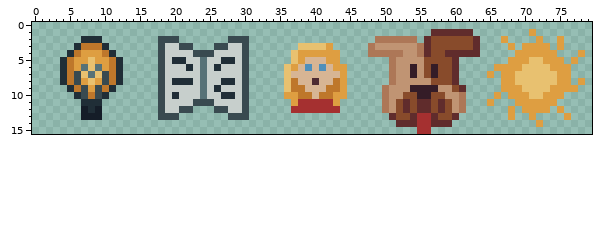
Pixel-art file -- Assets/Sprites/Drawings.aseprite. Above, as it was before the edit.
80x16 pixels, 1 frame.
Once edited:
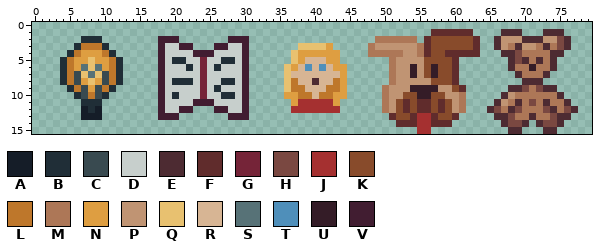
Palette (. is transparent): A #151d28  B #202e37  C #394a50  D #c7cfcc  E #4d2b32  F #602c2c  G #752438  H #7a4841  J #a53030  K #884b2b  L #be772b  M #ad7757  N #de9e41  P #c09473  Q #e8c170  R #d7b594  S #577277  T #4f8fba  U #341c27  V #411d31
The author wrote: Add library and improve idea drawings
Difference:
Colour E is added in row 1 at x 67 to 69 and 73 to 75; in row 2 at x 66, 70 to 71 and 76; in row 3 at x 66, 69 and 76; in row 4 at x 67 to 68 and 75; in row 10 at x 67; in row 11 at x 66 and 76.
Colour E is added in row 12 at x 65, 74 and 77; in row 13 at x 66 to 67 and 75; in row 14 at x 67, 70 and 75; in row 15 at x 68 to 69 and 73 to 74.
Colour E replaces colour N in row 2 at x 72; in row 3 at x 73; in row 4 at x 74; in row 5 at x 68, 70 and 74; in row 6 at x 68 and 74; in row 9 at x 68 to 69 and 74.
Colour E replaces colour N in row 10 at x 75; in row 11 at x 69 and 73; in row 12 at x 68; in row 13 at x 71 and 76; in row 14 at x 72.
Colour E replaces colour Q in row 5 at x 72; in row 7 at x 69 and 73; in row 8 at x 70 to 72; in row 9 at x 73.
Colour G replaces colour S in rows 5 to 10 at x 24.
Colour H is added in row 12 at x 66, 69 and 76; in row 13 at x 74; in row 14 at x 68 to 69 and 73 to 74.
Colour H replaces colour N in rows 2 to 3 at x 75; in rows 4 to 5 at x 69; in row 11 at x 71; in row 12 at x 73; in row 13 at x 68.
Colour H replaces colour Q in row 9 at x 70 and 72.
Colour M is added in row 3 at x 74; in row 11 at x 68 and 75; in row 12 at x 67; in row 13 at x 69 to 70 and 72 to 73.
Colour M replaces colour N in row 3 at x 68 and 72; in row 4 at x 70 to 73; in row 5 at x 73; in row 6 at x 69; in row 10 at x 69 to 70 and 73 to 74; in row 11 at x 70, 72 and 74.
Colour M replaces colour N in row 12 at x 70 to 72 and 75.
Colour M replaces colour Q in row 5 at x 71; in row 6 at x 70 and 72 to 73; in row 7 at x 70 to 72; in row 9 at x 71; in row 10 at x 71 to 72.
Colour P is added in row 2 at x 68 to 69 and 73 to 74; in row 3 at x 67; in row 11 at x 67.
Colour P replaces colour N in row 2 at x 67; in row 3 at x 70 to 71; in row 10 at x 68.
Colour U replaces colour Q in row 6 at x 71.
Colour V replaces colour C in row 2 at x 18 to 20 and 28 to 30; in row 3 at x 18, 21 to 22, 26 to 27 and 30; in row 4 at x 18, 23 to 25 and 30; in rows 5 to 10 at x 18 and 30; in row 11 at x 18, 23 to 25 and 30; in row 12 at x 18, 21 to 22, 26 to 27 and 30.
Colour V replaces colour C in row 13 at x 18 to 20 and 28 to 30.
The edit erases colour N in row 1 at x 71; in row 4 at x 78; in row 5 at x 75 and 77; in row 6 at x 66 to 67 and 75 to 76; in row 7 at x 65, 67 to 68 and 75 to 76; in row 8 at x 67 to 68, 75 to 76 and 78.
The edit erases colour N in row 9 at x 67 and 75 to 77; in row 10 at x 66; in row 11 at x 65.
The edit erases colour Q in row 7 at x 74; in row 8 at x 69 and 73 to 74.
